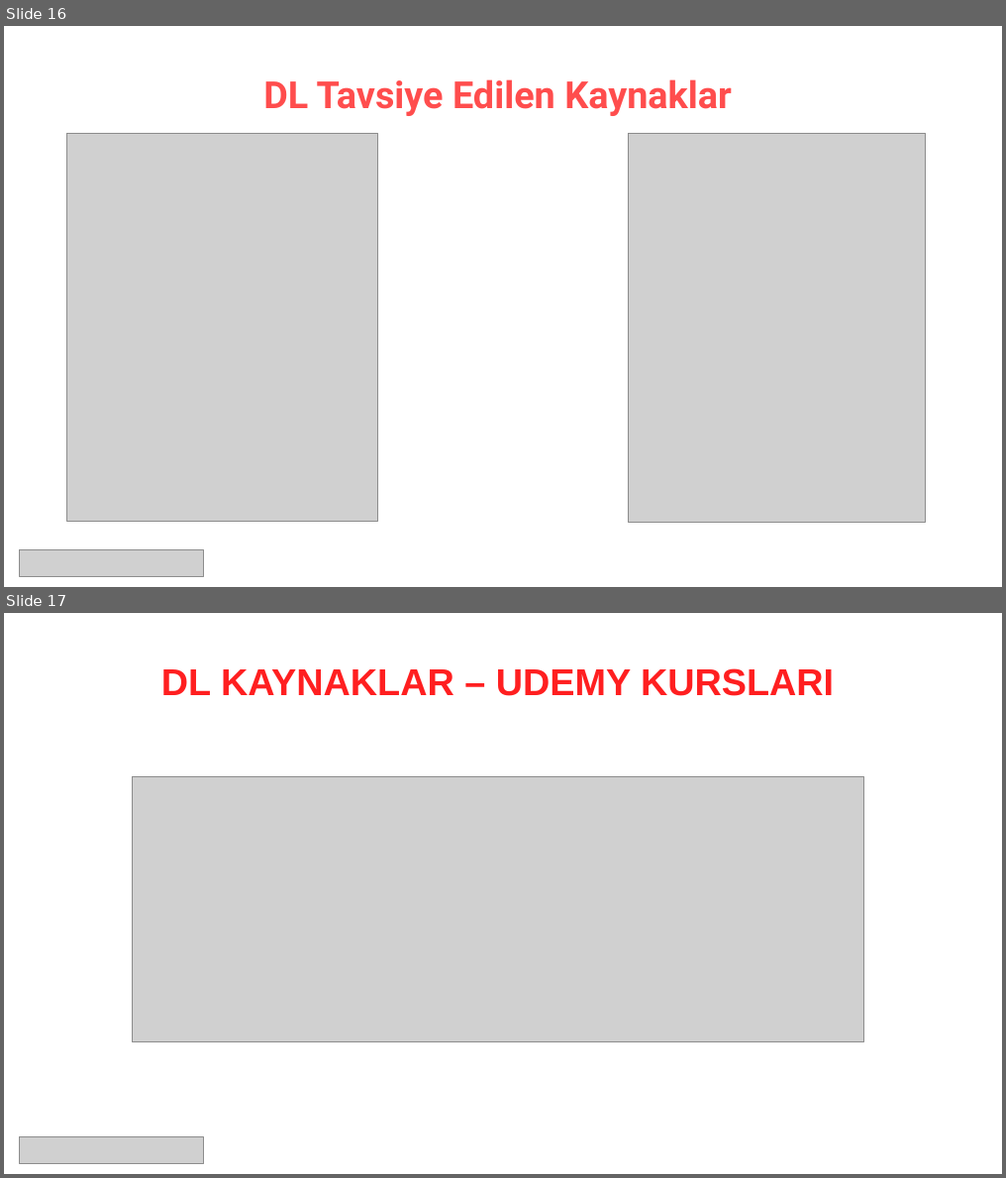
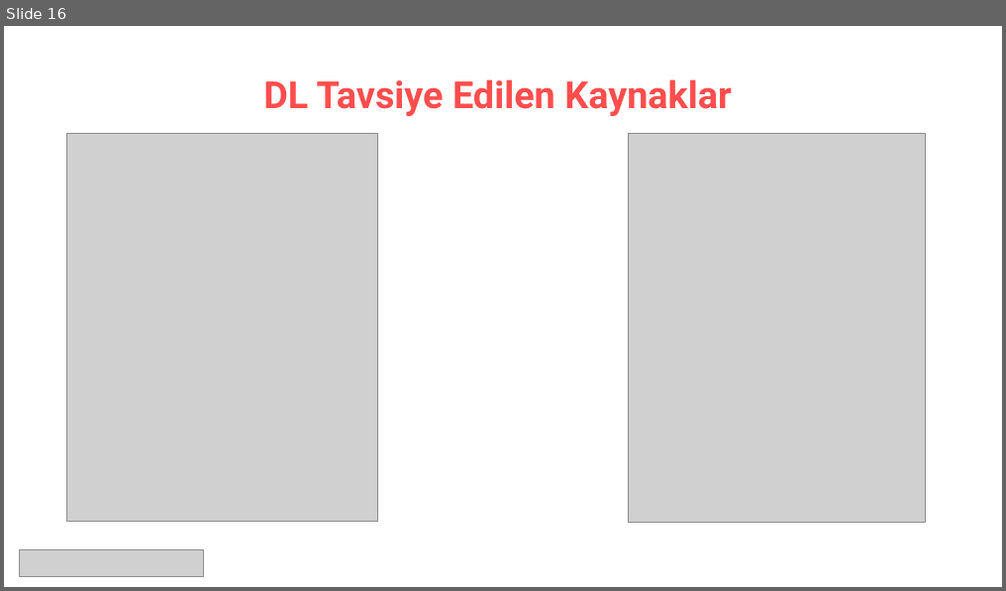
Before and after one commit to MustafaErenSonkaya/machine-learning-with-python-101, a slide deck: presentations/01. Tanışma, kursa giriş.pptx. Shown one above the other, each under a label of ours: slides 16 and 17 before the commit, slide 16 after it. The pictures are 1006x1178 and 1006x591 pixels, drawn with LibreOffice and Linux fonts; fonts in the diff are those of the drawing; grey boxes stand for pictures. Boxes give left, top, right and bottom in pixels: in the first picture for what was removed or moved away, otherwise in the second. Text is boxed around its words. In the diff, an @@ line names an element or a change of style, - is before the commit and + after.

```diff
--- a/presentations/01. Tanışma, kursa giriş.pptx
+++ b/presentations/01. Tanışma, kursa giriş.pptx
@@ slide 17 removed at [4, 613, 1002, 1174], background #FFFFFF @@
@@ text removed at [161, 668, 834, 696] @@
-  DL KAYNAKLAR – UDEMY KURSLARI
@@ picture removed at [132, 777, 864, 1042] @@
@@ picture removed at [19, 1138, 203, 1164] @@
```
Also in this commit, not shown: 1 slide changed, 1 slide added, 5 other slides removed, 4 other files.
